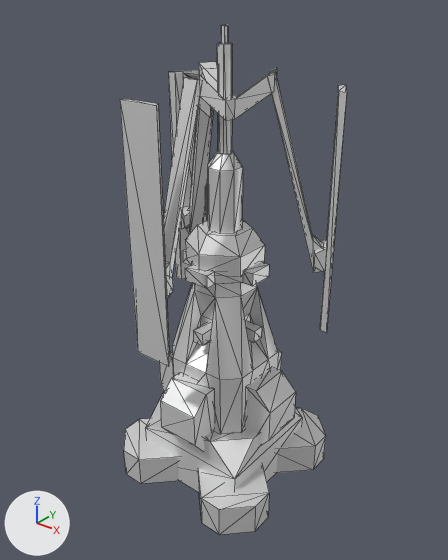
Renders of the glTF model armveil.glb from each side of a commit.
Before and after are seen from a camera (50 mm lens) standing at (65.5, -82.1, 93.2) and looking at (0.5, -0.8, 42.8). Lighting does not change. The marker at lower left points along +X, +Y and +Z. The older version comes first. Both versions are drawn at frame 36 of the action 'Activate'; the numbers are the values there. Mesh edges are drawn as thin lines.

The first picture shows 'base', 'dish', 'turret'.
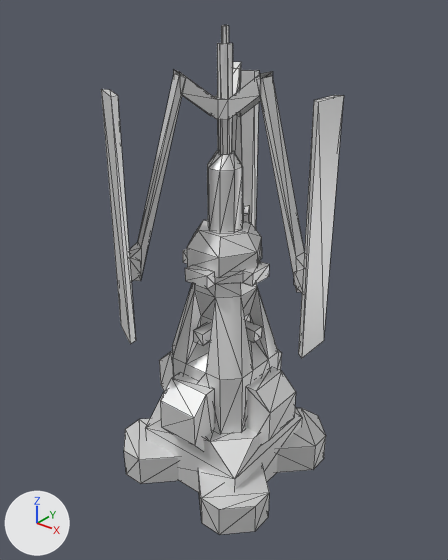
Changed parts and their boxes [x1, y1, x2, y2] in the pictures (448 x 560 px):
'dish', turned: before [120, 25, 347, 367]; after [101, 25, 344, 358]

What changed in the scene script:
```text
Change ob_dish:
    ob_dish.rotation_euler: (0.0, 0.0, 0.0) -> (0.0, 0.0, 1.571)  # degrees (0, 0, 0) -> degrees (0, 0, 90)
```
